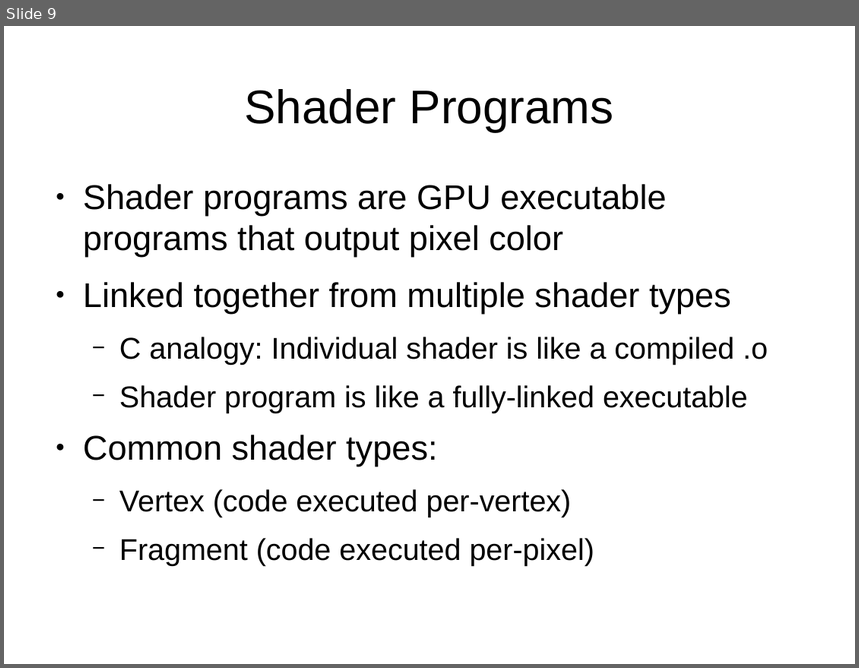
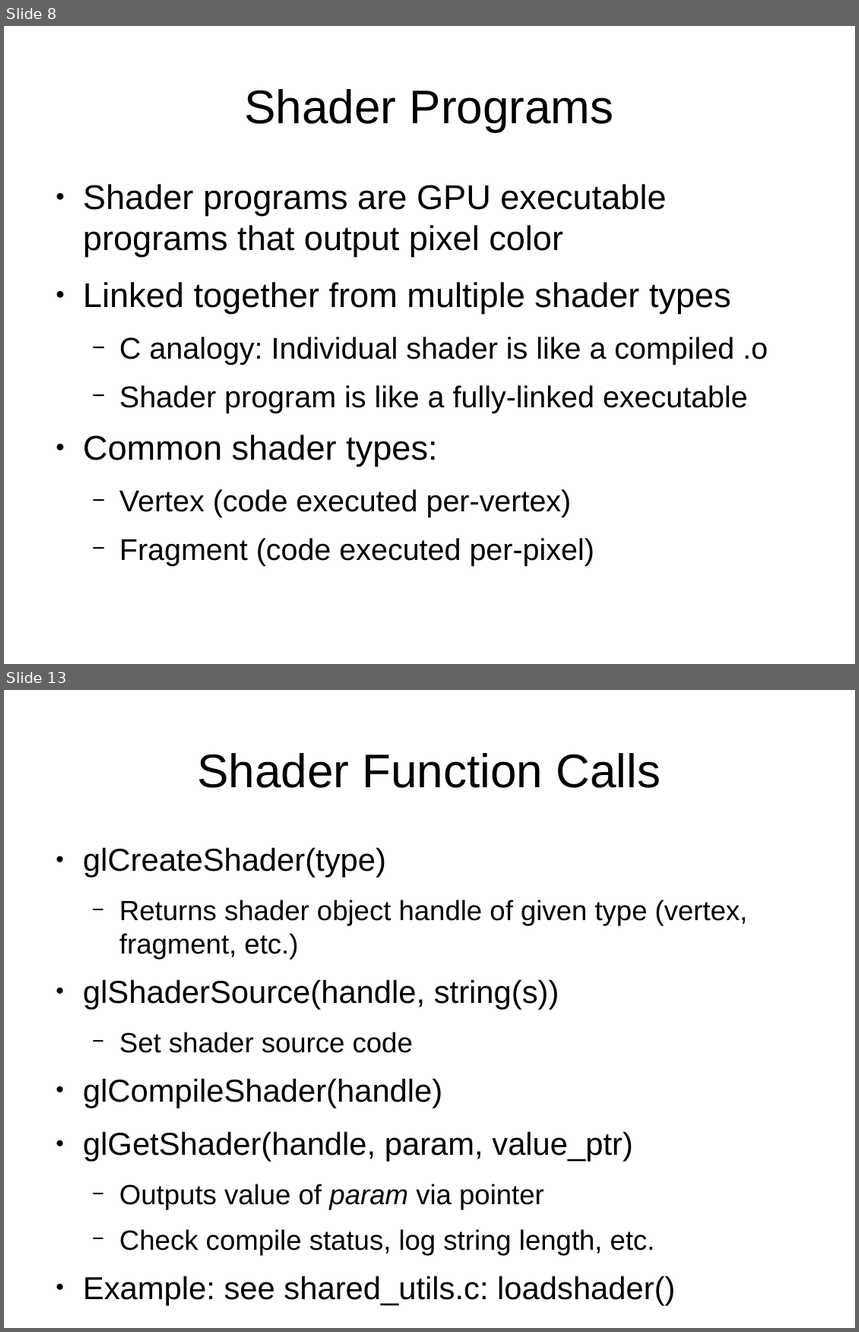
Before and after one commit to jayschwa/3d-opengl-presentation, a slide deck: Slides.odp. Shown one above the other, each under a label of ours: slide 9 before the commit, slides 8 and 13 after it; the slides between them are not shown. The pictures are 859x668 and 859x1332 pixels, drawn with LibreOffice and Linux fonts; fonts in the diff are those of the drawing. Boxes give left, top, right and bottom in pixels: in the first picture for what was removed or moved away, otherwise in the second. Text is boxed around its words. In the diff, an @@ line names an element or a change of style, - is before the commit and + after.

Commit message:
slides: Fill out example 1 info

```diff
--- a/Slides.odp
+++ b/Slides.odp
@@ slide 13 added at <box>4,690,855,1328</box>, background #FFFFFF @@
@@ title added at <box>197,753,661,788</box>, 44 pt, text #000000 @@
+Shader Function Calls
@@ text added at <box>83,847,748,1306</box>, 29.6 pt, text #000000 @@
+● glCreateShader(type)
+  − Returns shader object handle of given type (vertex, fragment, etc.)
+● glShaderSource(handle, string(s))
+  − Set shader source code
+● glCompileShader(handle)
+● glGetShader(handle, param, value_ptr)
+  − Outputs value of param via pointer
+  − Check compile status, log string length, etc.
+● Example: see shared_utils.c: loadshader()
@@ what was slide 9 is now slide 8 @@
```
Also in this commit, not shown: 4 slides changed, 8 other slides added.
